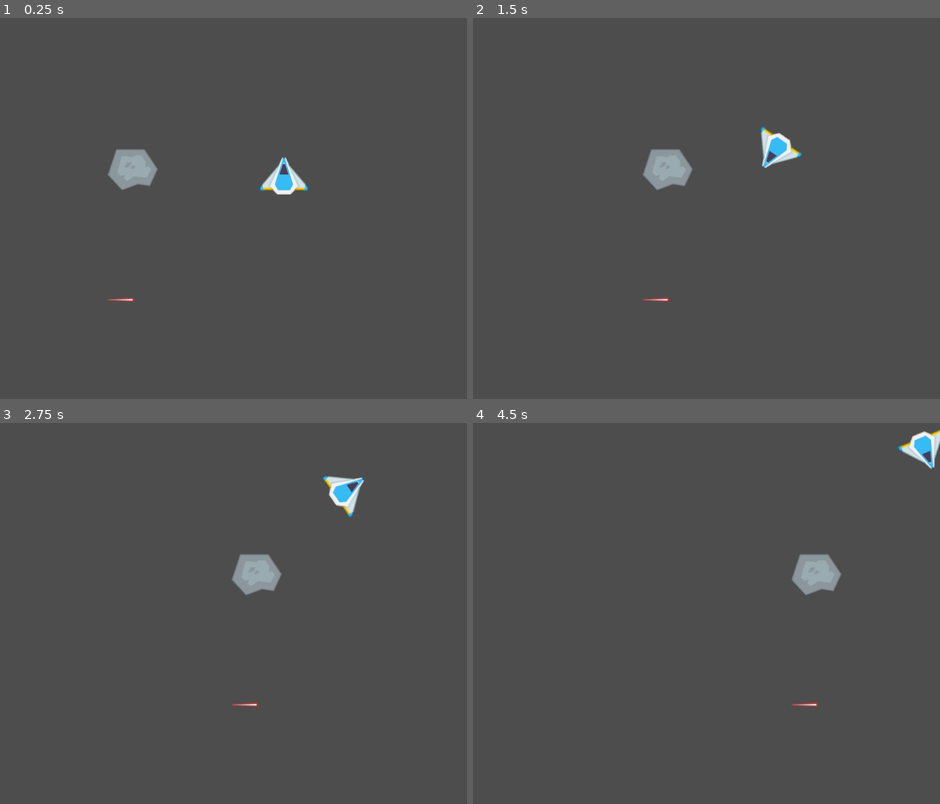
Above: before the commit, frames 1-4 (two rows, left to right).
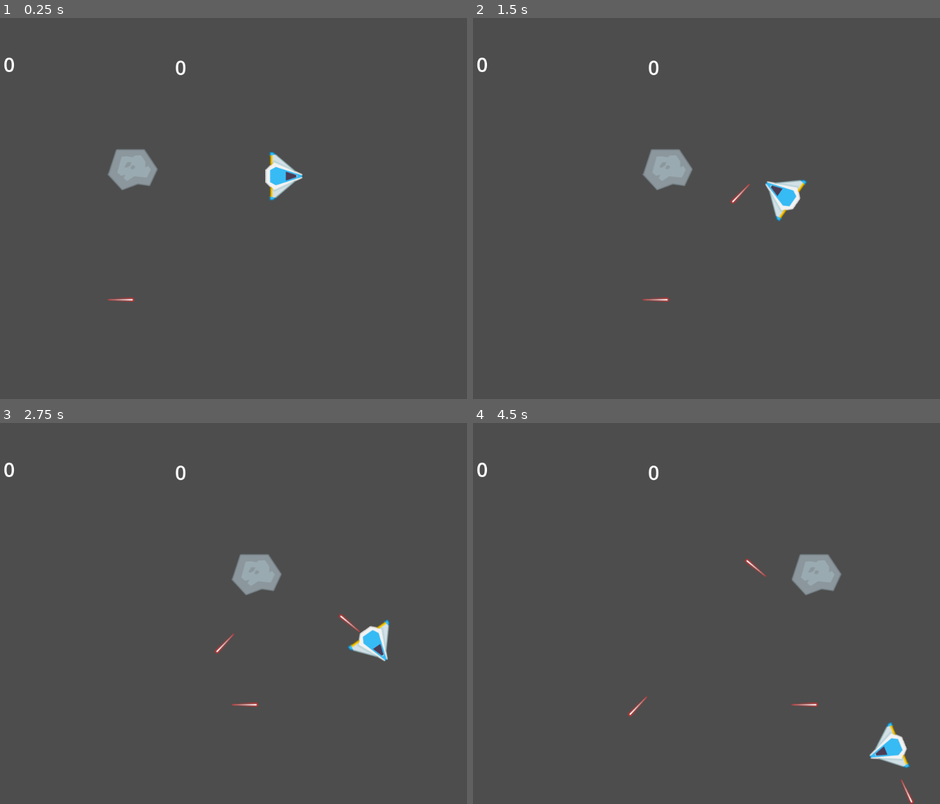
Above: after the commit, the same moments.

Repository: TheGabmeister/games-godot
Game: Godot game, scene res://levels/main.tscn
Two runs of this game, one before a commit and one after it. Both use one fixed random seed, a clock stepped at 60 frames per second and the inputs below.
Inputs (mouse positions are in pixels of both pictures, inside the frame that each line leads up to):
- Up to frame 1 (0.25 s): no input
- Up to frame 2 (1.5 s): move the mouse to (799, 189) at 0.52 s; press the mouse at (799, 189) at 0.53 s; hold Right (move_right) 0.53-1.28 s; move the mouse to (585, 227) at 1.27 s; release the mouse at (585, 227) at 1.28 s; hold Down (move_down) from 1.28 s (still down); click (585, 227) at 1.35 s
- Up to frame 3 (2.75 s): move the mouse to (266, 529) at 2.02 s; release Down (move_down) at 2.03 s; press the mouse at (266, 529) at 2.03 s; hold Right (move_right) from 2.03 s (still down)
- Up to frame 4 (4.5 s): move the mouse to (659, 689) at 2.77 s; release Right (move_right) at 2.78 s; release the mouse at (659, 689) at 2.78 s; hold W (move_up) 2.78-3.53 s; click (659, 689) at 2.85 s; move the mouse to (837, 670) at 3.52 s; press the mouse at (837, 670) at 3.53 s; hold Left (move_left) from 3.53 s (still down); move the mouse to (533, 556) at 4.27 s; release the mouse at (533, 556) at 4.28 s; click (533, 556) at 4.35 s

The runs differ from the first frame. In frame 1, 0.7% of the frame differs, in the area x 0-67%, y 10-48%; in frame 2, 1.2%; in frame 3, 1.2%; in frame 4, 1.3%, in the area x 0-100%, y 1-100%.

Commit message:
Update project

Diff:
--- a/asteroids/enemies/asteroid.tscn
+++ b/asteroids/enemies/asteroid.tscn
@@ -1,10 +1,12 @@
-[gd_scene load_steps=4 format=3 uid="uid://bi55hoqcx5a3w"]
+[gd_scene load_steps=5 format=3 uid="uid://bi55hoqcx5a3w"]
 
 [ext_resource type="PackedScene" uid="uid://bmby60d0hoagw" path="res://utils/base_2d.tscn" id="1_cl75w"]
 [ext_resource type="Texture2D" uid="uid://cqqfok8ee4x5v" path="res://enemies/asteroid_big_01.png" id="2_d7sp4"]
+[ext_resource type="Script" uid="uid://1ijgpe82c6qs" path="res://enemies/enemy.gd" id="2_l2316"]
 [ext_resource type="PackedScene" uid="uid://bfj2uwo7hu5qb" path="res://utils/move_forward_2d.tscn" id="3_l2316"]
 
 [node name="Asteroid" instance=ExtResource("1_cl75w")]
+script = ExtResource("2_l2316")
 
 [node name="Sprite2D" parent="." index="0"]
 texture = ExtResource("2_d7sp4")
@@ -13,3 +15,5 @@
 polygon = PackedVector2Array(-33, -42, 23, -42, 50, -1, 34, 33, 10, 30, -21, 42, -51, 10)
 
 [node name="MoveForward2D" parent="." index="2" instance=ExtResource("3_l2316")]
+
+[connection signal="area_entered" from="Area2D" to="." method="_on_area_2d_area_entered"]
--- /dev/null
+++ b/asteroids/enemies/enemy.gd
@@ -0,0 +1,7 @@
+extends Node
+
+@export var _score = 100
+
+func _on_area_2d_area_entered(area: Area2D) -> void:
+	Bus.enemy_killed.emit(_score)
+	pass # Replace with function body.
--- /dev/null
+++ b/asteroids/gui/gui.gd
@@ -0,0 +1,19 @@
+extends Node
+
+@export var _score: Label
+#@export var _score_two: Label
+@export var _hi_score: Label
+
+func _enter_tree() -> void:
+	Bus.update_score.connect(_update_score)
+	Bus.update_hi_score.connect(_update_hi_score)
+
+func _exit_tree() -> void:
+	Bus.update_score.disconnect(_update_score)
+	Bus.update_hi_score.disconnect(_update_hi_score)
+
+func _update_score(value: int) -> void:
+	_score.text = str(value)
+
+func _update_hi_score(value: int) -> void:
+	_hi_score.text = str(value)
--- a/asteroids/levels/main.tscn
+++ b/asteroids/levels/main.tscn
@@ -1,8 +1,10 @@
-[gd_scene load_steps=4 format=3 uid="uid://bud6jfam66xwa"]
+[gd_scene load_steps=6 format=3 uid="uid://bud6jfam66xwa"]
 
 [ext_resource type="PackedScene" uid="uid://chxy41s4d86cs" path="res://player/player.tscn" id="1_2262g"]
 [ext_resource type="PackedScene" uid="uid://bi55hoqcx5a3w" path="res://enemies/asteroid.tscn" id="2_wdj6m"]
 [ext_resource type="PackedScene" uid="uid://ds1i3vt5k2bu6" path="res://player/player_shot.tscn" id="3_l8qe7"]
+[ext_resource type="Script" uid="uid://0ybm8b5tll5h" path="res://gui/gui.gd" id="4_ifaiv"]
+[ext_resource type="Script" uid="uid://hrlkkd13mhyi" path="res://managers/game_manager.gd" id="4_m1504"]
 
 [node name="Main" type="Node"]
 
@@ -20,8 +22,34 @@
 [node name="PlayerShot" parent="World" instance=ExtResource("3_l8qe7")]
 position = Vector2(301, 568)
 
-[node name="GUI" type="Control" parent="."]
+[node name="GUI" type="Control" parent="." node_paths=PackedStringArray("_score", "_hi_score")]
 layout_mode = 3
 anchors_preset = 0
 offset_right = 40.0
 offset_bottom = 40.0
+script = ExtResource("4_ifaiv")
+_score = NodePath("Score")
+_hi_score = NodePath("Hi_Score")
+
+[node name="Score" type="Label" parent="GUI"]
+layout_mode = 0
+offset_left = 89.0
+offset_top = 66.0
+offset_right = 129.0
+offset_bottom = 179.0
+theme_override_font_sizes/font_size = 40
+text = "0
+"
+
+[node name="Hi_Score" type="Label" parent="GUI"]
+layout_mode = 0
+offset_left = 435.0
+offset_top = 72.0
+offset_right = 475.0
+offset_bottom = 185.0
+theme_override_font_sizes/font_size = 40
+text = "0
+"
+
+[node name="Node" type="Node" parent="."]
+script = ExtResource("4_m1504")
--- /dev/null
+++ b/asteroids/managers/game_manager.gd
@@ -0,0 +1,17 @@
+extends Node
+
+var _score: int = 0
+var _hi_score: int = 0
+
+func _enter_tree() -> void:
+	Bus.enemy_killed.connect(_add_score)
+
+func _exit_tree() -> void:
+	Bus.enemy_killed.disconnect(_add_score)
+
+func _add_score(value: int) -> void:
+	_score += value
+	if _score > _hi_score:
+		_hi_score = _score
+		Bus.update_hi_score.emit(_hi_score)
+	Bus.update_score.emit(_score)
--- a/asteroids/player/player.gd
+++ b/asteroids/player/player.gd
@@ -1,24 +1,27 @@
 extends Node2D
 class_name Player
 
-const SPEED := 300.0
-const ROTATION_SPEED := 5.0
-var _cooldown := 1.0
-#var bullet: PackedScene = preload("res://player/player_laser.tscn")
+@export var _speed := 300.0
+@export var _rotation_speed := 5.0
+@export var _cooldown := 1.0
+@export var _shot: PackedScene
 
 func _process(delta):
 
 	if Input.is_action_pressed("move_right"):
-		rotation += ROTATION_SPEED * delta
+		rotation += _rotation_speed * delta
 	if Input.is_action_pressed("move_left"):
-		rotation -= ROTATION_SPEED * delta
+		rotation -= _rotation_speed * delta
 	if Input.is_action_pressed("move_up"):
-		position += Vector2.UP.rotated(rotation) * SPEED * delta
+		position += Vector2.RIGHT.rotated(rotation) * _speed * delta
 	if Input.is_action_pressed("move_down"):
-		position -= Vector2.UP.rotated(rotation) * SPEED * delta
+		position -= Vector2.RIGHT.rotated(rotation) * _speed * delta
 
 	if Input.is_action_pressed("fire") && _cooldown <= 0:
-		print("Fired")
+		var shot_inst := _shot.instantiate()
+		shot_inst.position = position
+		shot_inst.rotation = rotation
+		get_tree().current_scene.add_child(shot_inst)
 		_cooldown = 1.0
 	elif _cooldown > 0:
 		_cooldown -= delta
--- a/asteroids/player/player.tscn
+++ b/asteroids/player/player.tscn
@@ -1,14 +1,17 @@
-[gd_scene load_steps=4 format=3 uid="uid://chxy41s4d86cs"]
+[gd_scene load_steps=5 format=3 uid="uid://chxy41s4d86cs"]
 
 [ext_resource type="Script" uid="uid://2nad0hvhwgxq" path="res://player/player.gd" id="1_oul6g"]
+[ext_resource type="PackedScene" uid="uid://ds1i3vt5k2bu6" path="res://player/player_shot.tscn" id="2_g1dw6"]
 [ext_resource type="Texture2D" uid="uid://cs84qwi7xmegr" path="res://player/player_ship.png" id="2_rkbax"]
 
 [sub_resource type="RectangleShape2D" id="RectangleShape2D_oul6g"]
 
 [node name="Player" type="Node2D"]
 script = ExtResource("1_oul6g")
+_shot = ExtResource("2_g1dw6")
 
 [node name="Sprite2D" type="Sprite2D" parent="."]
+rotation = 1.5708
 texture = ExtResource("2_rkbax")
 
 [node name="Hitbox" type="Area2D" parent="."]
--- a/asteroids/projectiles/projectile.gd
+++ b/asteroids/projectiles/projectile.gd
@@ -3,4 +3,7 @@
 func _on_area_2d_area_entered(area: Area2D):
 	if area.has_method("on_hit"):
 		area.on_hit()
+	else:
+		@warning_ignore("assert_always_true")
+		assert("No 'on_hit' method. Check collision logic.")
 	queue_free()
Not shown, added: asteroids/enemies/enemy.gd.uid
Not shown, added: asteroids/gui/gui.gd.uid
Not shown, added: asteroids/managers/game_manager.gd.uid
